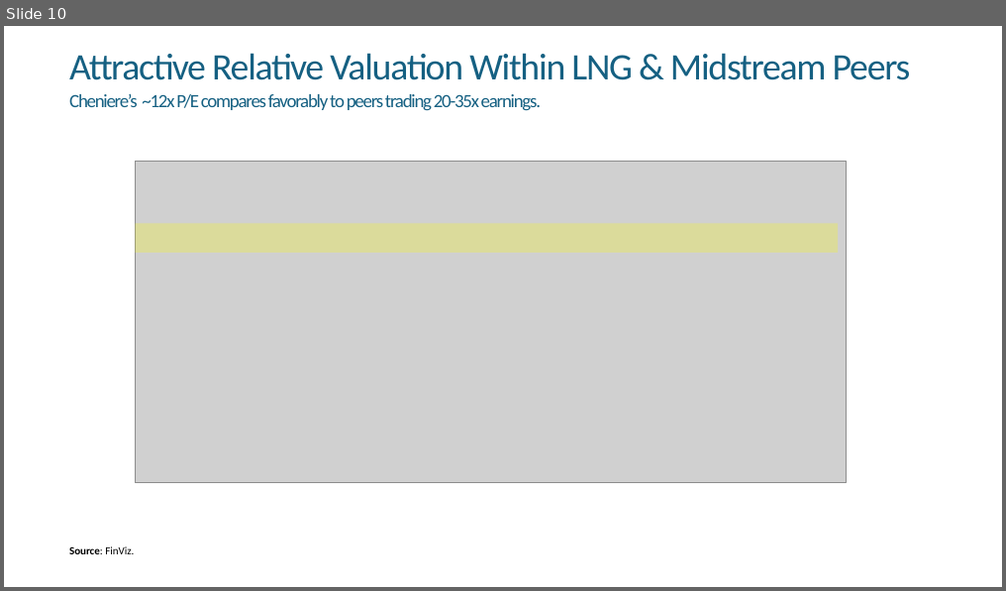
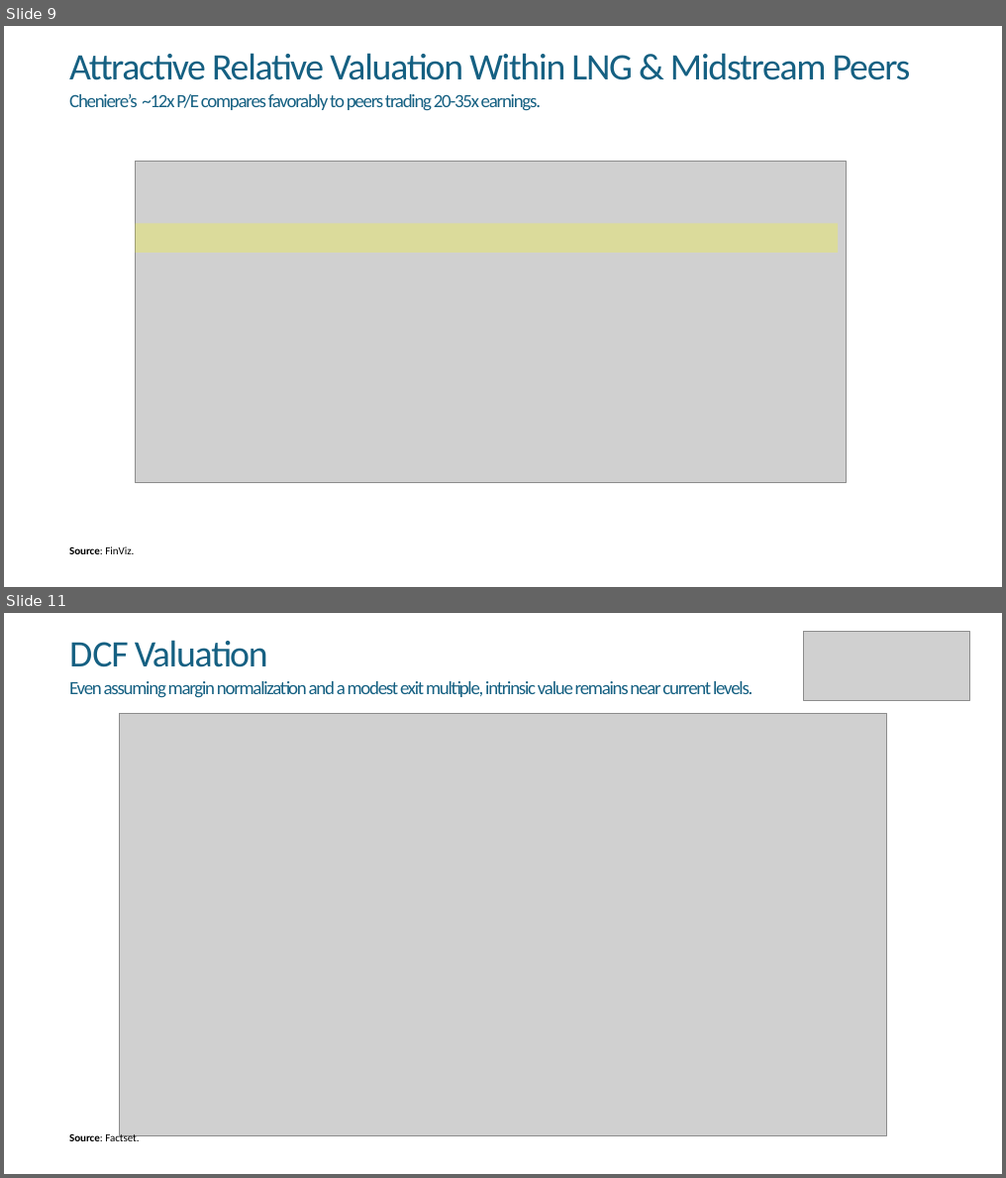
Before and after one commit to aleiva00/phoenix_stockpitch, a slide deck: Phoenix_StockPitch.pptx. Shown one above the other, each under a label of ours: slide 10 before the commit, slides 9 and 11 after it; the slides between them are not shown. The pictures are 1006x591 and 1006x1178 pixels, drawn with LibreOffice and Linux fonts; fonts in the diff are those of the drawing; grey boxes stand for pictures. Boxes give left, top, right and bottom in pixels: in the first picture for what was removed or moved away, otherwise in the second. Text is boxed around its words. In the diff, an @@ line names an element or a change of style, - is before the commit and + after.

```diff
--- a/Phoenix_StockPitch.pptx
+++ b/Phoenix_StockPitch.pptx
@@ slide 11 added at (4, 613, 1002, 1174), background #FFFFFF @@
@@ title added at (69, 640, 268, 667), 36 pt, text #156082 @@
+DCF Valuation
@@ picture added at (804, 631, 969, 700) @@
@@ text added at (69, 681, 752, 698), 18 pt, text #156082 @@
+Even assuming margin normalization and a modest exit multiple, intrinsic value remains near current levels.
@@ picture added at (119, 713, 887, 1137) @@
@@ text added at (69, 1133, 139, 1142), 10.5 pt, text #000000 @@
+Source: Factset.
@@ what was slide 10 is now slide 9 @@
```
Also in this commit, not shown: 1 slide changed, 6 other slides added, 3 slides removed, 8 other files.
